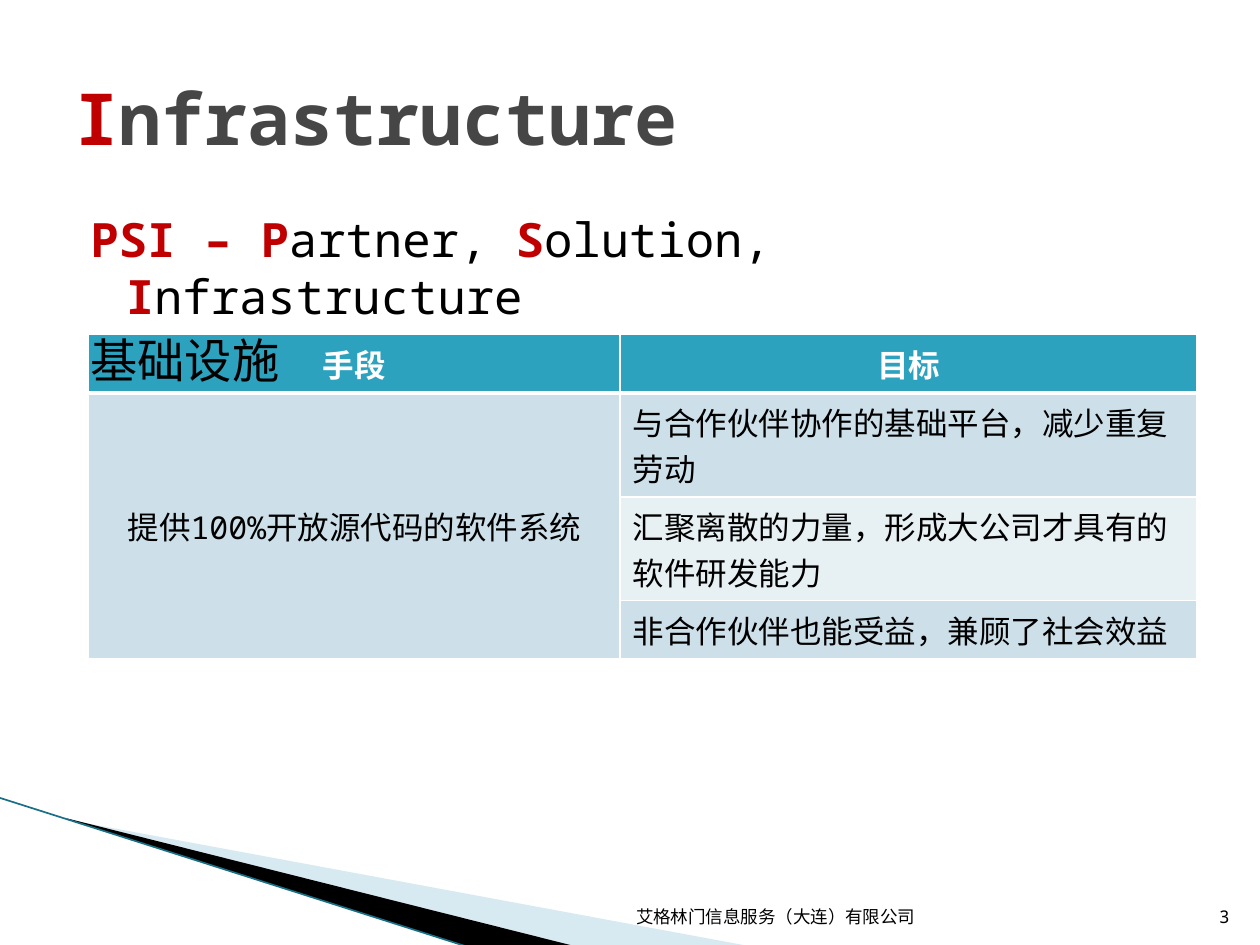
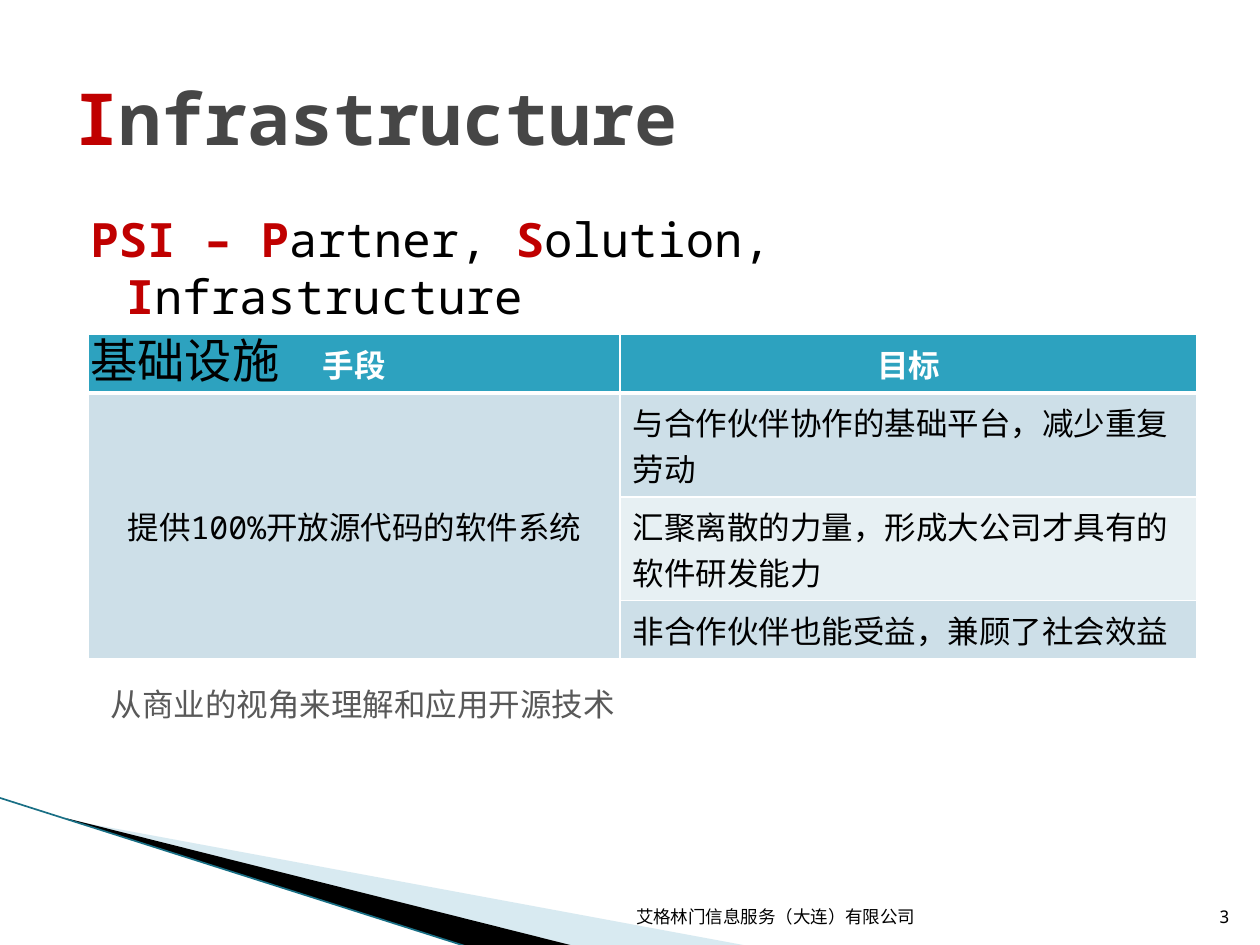
Before and after one commit to wuzhiping/PSI, a slide deck: slide 3 of doc/01 战略/PSI产品战略.pptx. Drawn at 1260x945 pixels with LibreOffice and Linux fonts; fonts in the diff are those of the drawing; background and template pictures are left out. Boxes give left, top, right and bottom in pixels: in the first picture for what was removed or moved away, otherwise in the second. Text is boxed around its words. In the diff, an @@ line names an element or a change of style, - is before the commit and + after.

```diff
--- a/doc/01 战略/PSI产品战略.pptx
+++ b/doc/01 战略/PSI产品战略.pptx
@@ text added at [111,689,615,719], 18 pt, text #595959 @@
+从商业的视角来理解和应用开源技术
```
Also in this commit, not shown: 1 other slide changed.
